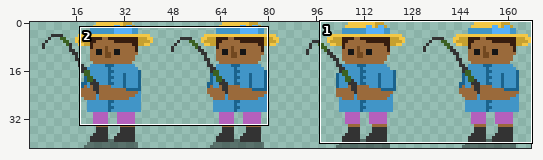
Edited in one commit: sprite sheet (Assets/struggling fisherman.png). The first picture is a wide view before the edit; the outline marks the close-up.
Close-up. The starting point:
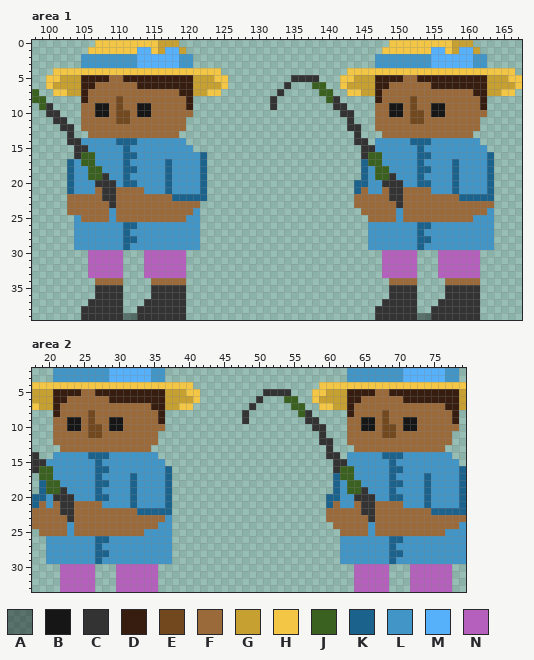
The file is 168x42 pixels. Shown: area 1: x 98..167, y 0..39; area 2: x 18..79, y 2..33. The wide view leaves out empty margins.
Palette (. is transparent): A #00000066  B #161616  C #333333  D #361d0f  E #72481f  F #9a6a3b  G #c6a030  H #f3c745  J #3b6121  K #1b638d  L #4195c7  M #56b0fa  N #b460bc
The same view after the edit:
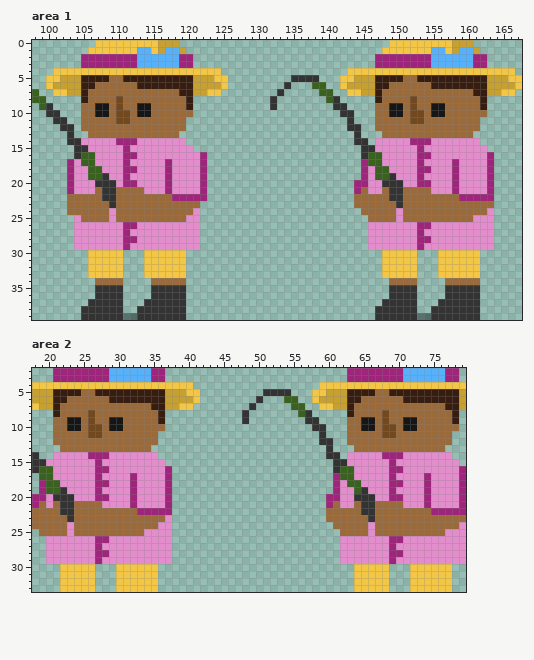
Difference:
colour K: #1b638d -> #9f247b
colour L: #4195c7 -> #e38dcd
Area 1:
y 2..3: x 105..112 LLLLLLLL -> KKKKKKKK; x 119..120 LL -> KK; x 147..154 LLLLLLLL -> KKKKKKKK; x 161..162 LL -> KK
y 30..33: x 106..110 NNNNN -> HHHHH; x 114..119 NNNNNN -> HHHHHH; x 148..152 NNNNN -> HHHHH; x 156..161 NNNNNN -> HHHHHH
Area 2:
y 2..3: x 21..28 LLLLLLLL -> KKKKKKKK; x 35..36 LL -> KK; x 63..70 LLLLLLLL -> KKKKKKKK; x 77..78 LL -> KK
y 19: x 63 J -> L
y 30..33: x 22..26 NNNNN -> HHHHH; x 30..35 NNNNNN -> HHHHHH; x 64..68 NNNNN -> HHHHH; x 72..77 NNNNNN -> HHHHHH
